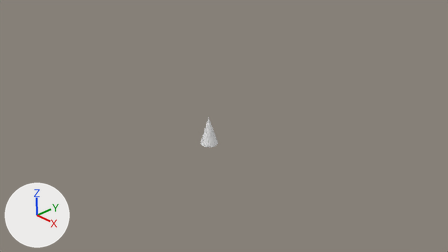
A saved change to the Blender file Assets/Models/Obstacles/Spikes.blend.
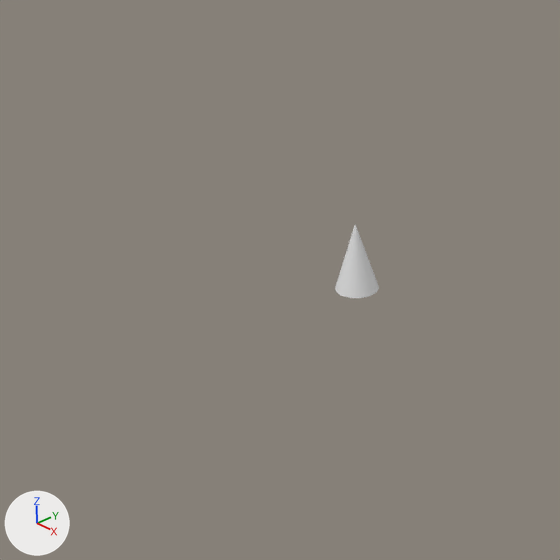
There are two pictures of each version: one from the file's camera 'Camera', one close up on the part from 15% to 65% of the width and 11% to 100% of the height. Every picture has the same lights, and +X, +Y and +Z are marked at lower left.
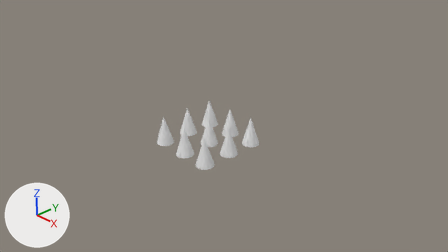
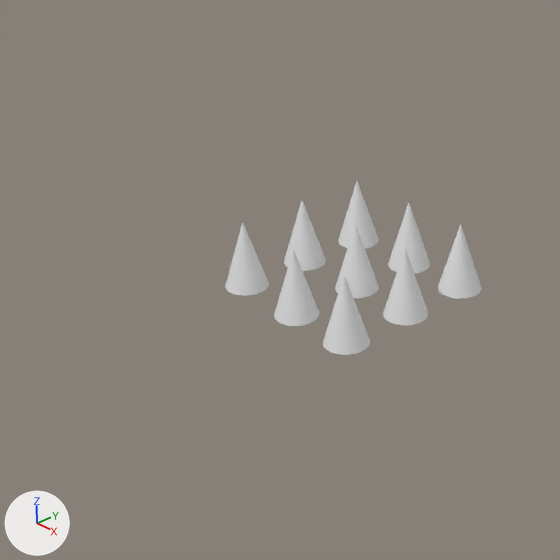
What differs and where, as boxes [x1, y1, x2, y2] in the close-ups (560 x 560 px):
'Cylinder.004', added
    after: [323, 275, 370, 355]
'Cylinder.003', added
    after: [274, 249, 319, 326]
'Cylinder.005', added
    after: [383, 249, 428, 325]
'Cylinder.006', added
    after: [438, 224, 482, 299]
'Cylinder.002', added
    after: [225, 222, 269, 296]
'Cylinder.001', added
    after: [284, 200, 326, 271]
'Cylinder.007', added
    after: [388, 203, 430, 274]
'Cylinder.008', added
    after: [338, 181, 379, 249]

Diff of the bpy script that builds the scene:
```diff
--- a/Assets/Models/Obstacles/Spikes.blend.py
+++ b/Assets/Models/Obstacles/Spikes.blend.py
@@ ob_cylinder_001 @@
+ob_cylinder_001 = bpy.data.objects.new('Cylinder.001', me_cylinder.copy())  # the mesh of ob_cylinder
+ob_cylinder_001.location = (-0.75, 0.0, 0.31)
+ob_cylinder_001.scale = (0.201, 0.201, 0.323)
@@ ob_cylinder_002 @@
+ob_cylinder_002 = bpy.data.objects.new('Cylinder.002', me_cylinder.copy())  # the mesh of ob_cylinder
+ob_cylinder_002.location = (-0.75, -0.69, 0.31)
+ob_cylinder_002.scale = (0.201, 0.201, 0.323)
@@ ob_cylinder_003 @@
+ob_cylinder_003 = bpy.data.objects.new('Cylinder.003', me_cylinder.copy())  # the mesh of ob_cylinder
+ob_cylinder_003.location = (0.0, -0.71, 0.31)
+ob_cylinder_003.scale = (0.201, 0.201, 0.323)
@@ ob_cylinder_004 @@
+ob_cylinder_004 = bpy.data.objects.new('Cylinder.004', me_cylinder.copy())  # the mesh of ob_cylinder
+ob_cylinder_004.location = (0.66, -0.71, 0.31)
+ob_cylinder_004.scale = (0.201, 0.201, 0.323)
@@ ob_cylinder_005 @@
+ob_cylinder_005 = bpy.data.objects.new('Cylinder.005', me_cylinder.copy())  # the mesh of ob_cylinder
+ob_cylinder_005.location = (0.66, -0.02, 0.31)
+ob_cylinder_005.scale = (0.201, 0.201, 0.323)
@@ ob_cylinder_006 @@
+ob_cylinder_006 = bpy.data.objects.new('Cylinder.006', me_cylinder.copy())  # the mesh of ob_cylinder
+ob_cylinder_006.location = (0.66, 0.67, 0.31)
+ob_cylinder_006.scale = (0.201, 0.201, 0.323)
@@ ob_cylinder_007 @@
+ob_cylinder_007 = bpy.data.objects.new('Cylinder.007', me_cylinder.copy())  # the mesh of ob_cylinder
+ob_cylinder_007.location = (0.0, 0.67, 0.31)
+ob_cylinder_007.scale = (0.201, 0.201, 0.323)
@@ ob_cylinder_008 @@
+ob_cylinder_008 = bpy.data.objects.new('Cylinder.008', me_cylinder.copy())  # the mesh of ob_cylinder
+ob_cylinder_008.location = (-0.73, 0.67, 0.31)
+ob_cylinder_008.scale = (0.201, 0.201, 0.323)
```
